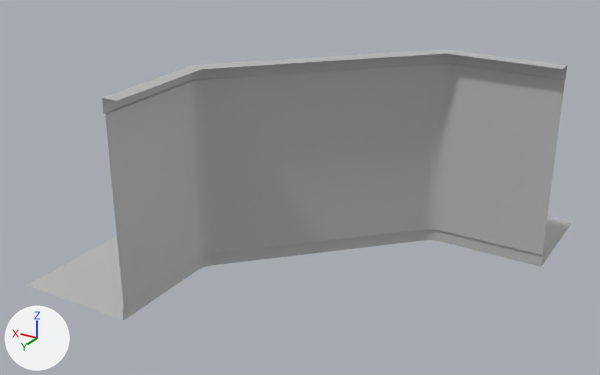
Before and after pictures for a commit that changed the FBX model Assets/Models/Residential Building Models/resWallCornerOutLrg.fbx.
Camera for both pictures: a 50 mm camera at (-5.49, 9.75, 5.84) aimed at (0.18, 0.3, 1.11). Every picture has the same lights, and +X, +Y and +Z are marked at lower left. Where no turn or scale is listed for an object, it has been applied to the vertices.

In view in the first picture: 'resWallCornerOutLrg'.
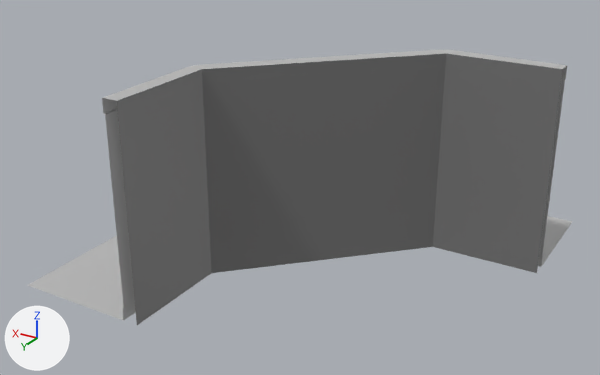
Boxes [x1, y1, x2, y2] around the edits, measured in the pictures (600 x 375 px):
'resWallCornerOutLrg', reshaped
    before: [28, 50, 572, 321]
    after: [28, 50, 572, 325]
part 1 of me_mesh, added
    after: [117, 54, 563, 325]

Edits to the bpy script that builds the scene:
```text
Add mat_black:
    mat_black = principled_material('Black')
    mat_black.base_color = (0.184, 0.184, 0.184)  # grey #777777
Change me_mesh:
    where me_mesh.from_pydata(...)  # 103 vertices, 91 faces; spans x -3.0..3.0, y -3.0..3.0, z 0.0..3.0
    used by ob_reswallcorneroutlrg; location = (0.0, 0.0, 0.0)
    verts and faces of me_mesh; kept vertices keep their numbers, new ones are numbered from 103
    before: 12 (-1.4, -1.0, 3.0) at pixel (446, 53), 13 (-3.0, -1.0, 3.0) at pixel (562, 69), 26 (1.0, 1.4, 3.0) at pixel (201, 69), 27 (1.0, 3.0, 3.0) at pixel (116, 100)
    me_mesh part 1
    add for new, old in zip([*range(103, 107)], [12, 13, 26, 27]): verts[new] = verts[old] + (0.0, 0.0, -3.0)
    add faces += [(12, 103, 104, 13), (12, 26, 105, 103), (26, 27, 106, 105)]  # mat_black (grey #777777)
    add me_mesh.materials.append(mat_black)  # grey #777777
```
